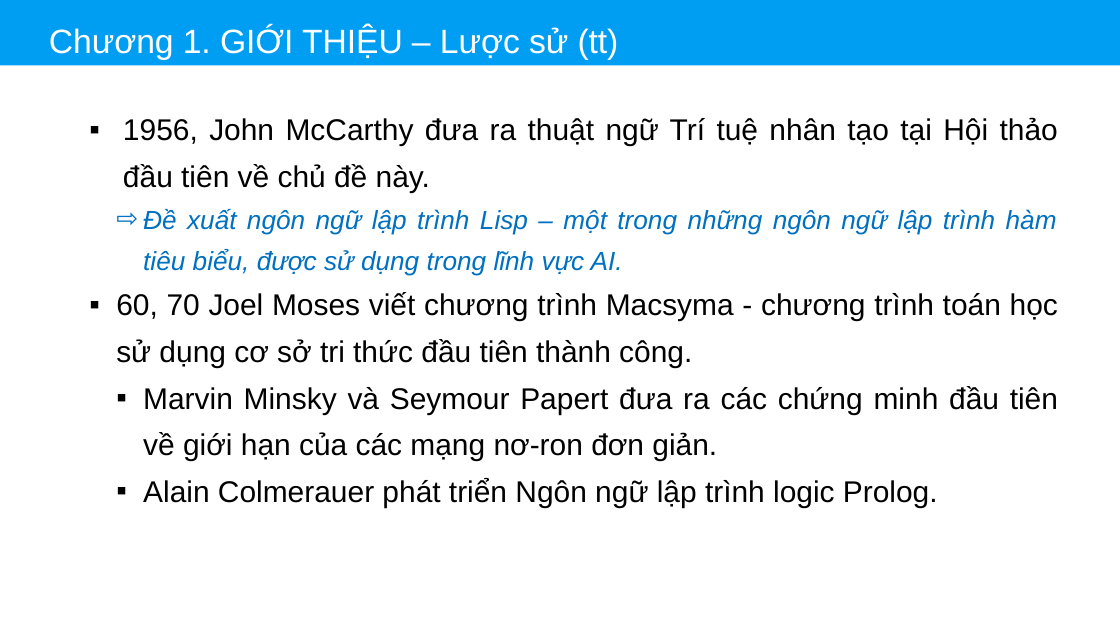
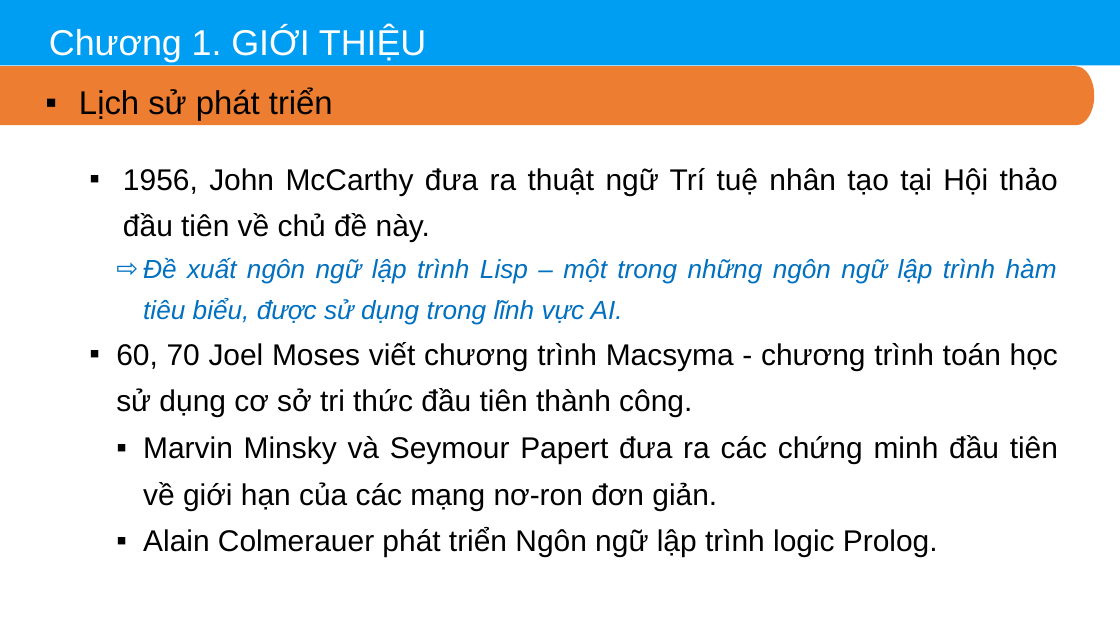
Before and after one commit to thinhdoanvu/AI, a slide deck: slide 10 of Slides/Chuong1_Gioithieu.pptx. Drawn at 1120x630 pixels with LibreOffice and Linux fonts; fonts in the diff are those of the drawing. Boxes give left, top, right and bottom in pixels: in the first picture for what was removed or moved away, otherwise in the second. Text is boxed around its words. In the diff, an @@ line names an element or a change of style, - is before the commit and + after.

```diff
--- a/Slides/Chuong1_Gioithieu.pptx
+++ b/Slides/Chuong1_Gioithieu.pptx
@@ text at (49, 27, 426, 62): text changed; size 45 to 48 pt @@
-Chương 1. GIỚI THIỆU – Lược sử (tt)
+Chương 1. GIỚI THIỆU
@@ freeform shape added at (0, 66, 1094, 125), fill #ED7D31 @@
@@ text added at (79, 88, 333, 121), 44 pt, text #000000 @@
+▪ Lịch sử phát triển
@@ text "1956, John McCarthy đưa ra ...": place and size @@
-text "1956, John McCarthy đưa ra ..." at (116, 117, 1058, 508)
+text "1956, John McCarthy đưa ra ..." at (116, 167, 1058, 557)
```
Also in this commit, not shown: 14 other slides changed, 4 other files.
